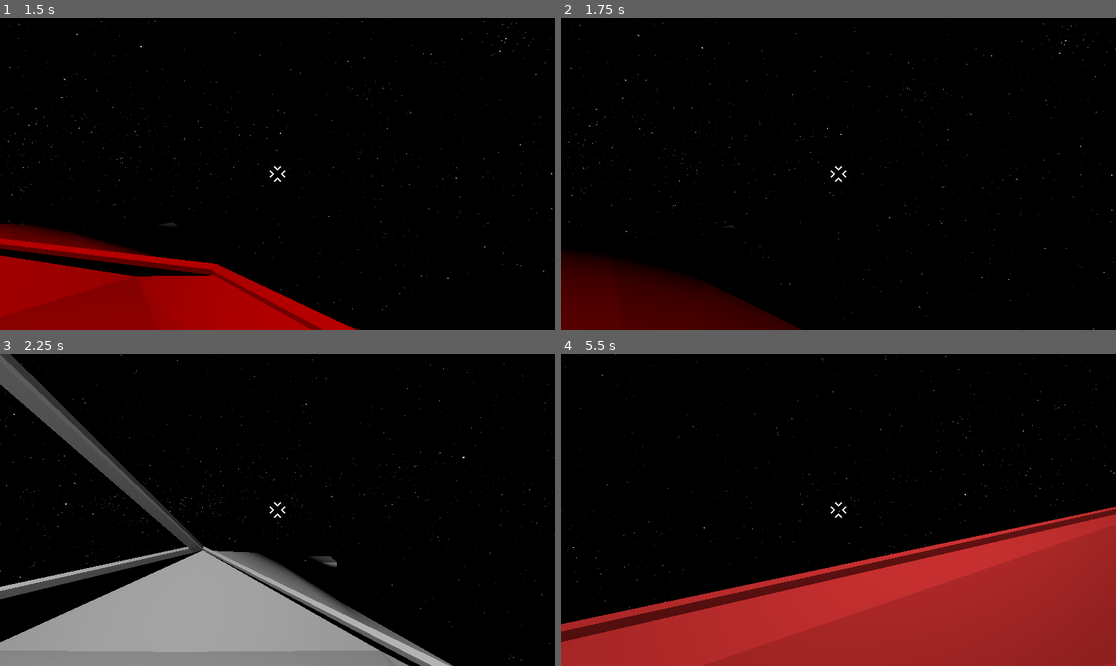
Above: before the commit, frames 1-4 (two rows, left to right).
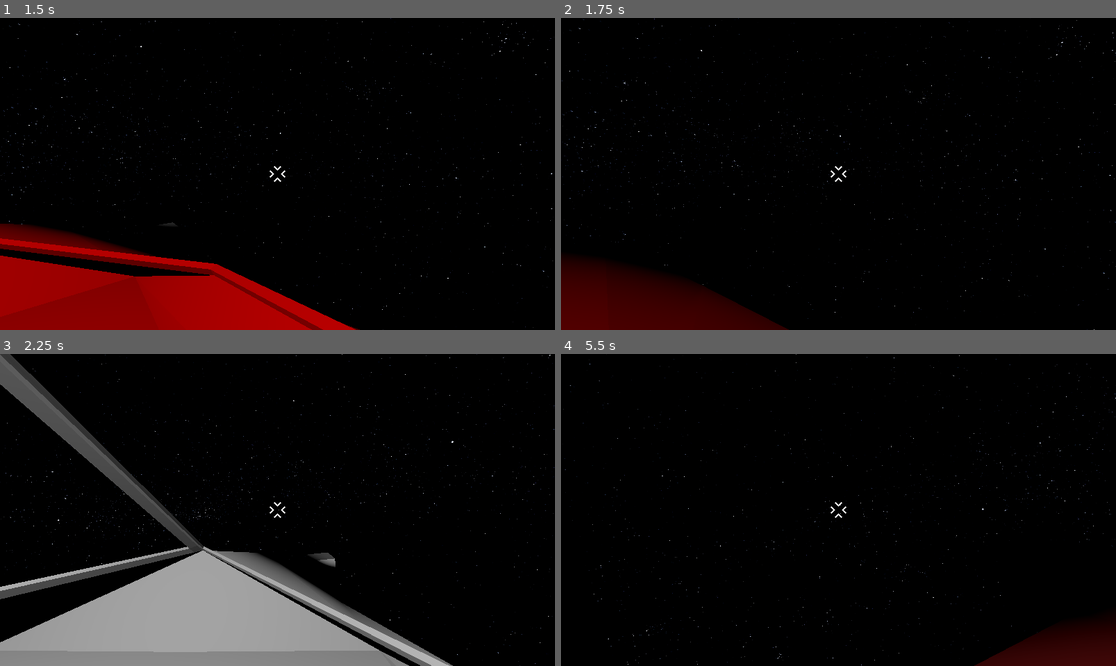
Above: after the commit, the same moments.

Repository: Greenwolf8/UntitledSpaceGame
Game: Godot game, scene res://Map.tscn
Same seed, same stepped clock (60 frames per second), same inputs: the game is played once before the commit and once after it.
Inputs (mouse positions are in pixels of both pictures, inside the frame that each line leads up to):
- Up to frame 1 (1.5 s): tap Enter at 0.5 s; move the mouse to (305, 174) at 0.52 s; hold Space (jump) 0.53-1.28 s; hold W (move_forward) from 0.53 s (still down); move the mouse to (249, 174) at 1.27 s; tap C (camera_lock) at 1.35 s
- Up to frame 2 (1.75 s): keep holding W (move_forward); tap Space (jump) at 1.52, 1.55 s
- Up to frame 3 (2.25 s): keep holding W (move_forward); tap Space (jump) at 1.82 s; move the mouse to (288, 503) at 2.02 s; hold Space (jump) from 2.03 s (still down); tap E (interact) at 2.1 s
- Up to frame 4 (5.5 s): keep holding W (move_forward); move the mouse to (832, 516) at 2.77 s; release Space (jump) at 2.78 s; tap Alt at 2.85 s; tap Space (jump) at 3.02, 3.05, 3.32, 4.52, 4.55, 4.82 s; move the mouse to (877, 513) at 3.52 s; hold Space (jump) 3.53-4.28 s; move the mouse to (794, 506) at 4.27 s; tap C (camera_lock) at 4.35 s; move the mouse to (844, 510) at 5.02 s; hold Space (jump) from 5.03 s (still down); tap E (interact) at 5.1 s

Frame 1 is identical in both runs. In frame 2, 1.0% of the frame differs, in the area x 0-100%, y 0-100%; in frame 3, 0.8%; in frame 4, 33%.

Commit message:
fix: overhauled movement code
Rewrote most of code because movement would not work when rolled or pitched

Diff:
--- a/player2r.gd
+++ b/player2r.gd
@@ -22,45 +22,43 @@
 
 func _physics_process(delta: float) -> void:
 	var parent = get_parent() as RigidBody3D
+	if not parent:
+		return
+
 	var input_dir := Input.get_vector ("move_left","move_right","move_forward", "move_back")
-	var local_dir := (transform.basis.x * input_dir.x + transform.basis.z * input_dir.y).normalized()
-	var gravity_dir = -parent.basis.y.normalized()
-	var direction:= Vector3.ZERO
+	var cam_basis := camera_3d2.global_transform.basis
+	var ship_basis : Basis = parent.global_transform.basis
+	var forward := -cam_basis.z
+	var right := cam_basis.x
 
-	if camera and input_dir != Vector2.ZERO:
-		var cam_basis := camera.global_transform.basis
-		var forward := -cam_basis.z
-		var right := cam_basis.x
+	forward = (forward - forward.project(ship_basis.y)).normalized()
+	right = (right - right.project(ship_basis.y)).normalized()
 
-		forward.y = 0
-		forward = forward.normalized()
-		right.y = 0
-		right = right.normalized()
-
+	var direction := Vector3.ZERO
+	if input_dir != Vector2.ZERO:
 		direction = (forward * -input_dir.y) + (right * input_dir.x)
 
-		velocity.x = direction.x * speed
-		velocity.z = direction.z * speed
+	var gravity_dir = -ship_basis.y
+
+	var current_horizontal_velocity = velocity - velocity.project(ship_basis.y)
+	var current_vertical_velocity = velocity.project(ship_basis.y)
+
+	if direction != Vector3.ZERO:
+		current_horizontal_velocity = direction * speed
+	else:
+		current_horizontal_velocity = current_horizontal_velocity.move_toward(Vector3.ZERO, speed * delta * 10)
 
 	if is_on_floor():
-		velocity.y = 0
-	elif not is_on_floor():
-		velocity += gravity_dir * 11 * delta
+		current_vertical_velocity = Vector3.ZERO
+		if Input.is_action_just_pressed("jump"):
+			current_vertical_velocity = ship_basis.y * 4.5
+	else:
+		current_vertical_velocity += gravity_dir * 11 * delta
 
-	if local_dir:
-		velocity.x = direction.x * speed
-		velocity.z = direction.z * speed
+	velocity = current_horizontal_velocity + current_vertical_velocity
 
-	else:
-		velocity.x = move_toward(velocity.x, 0, speed)
-		velocity.z = move_toward(velocity.z, 0, speed)
-
-	if Input.is_action_pressed("jump") and is_on_floor():
-			velocity.y = 4.5
 
 	move_and_slide()
-
-
 
 func enter_ship():
 	set_physics_process(false)
